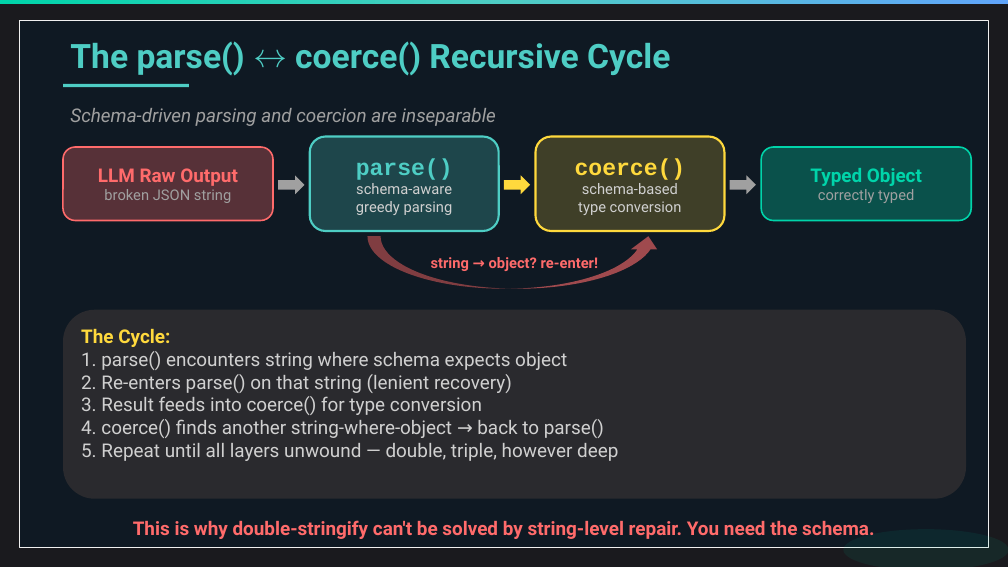
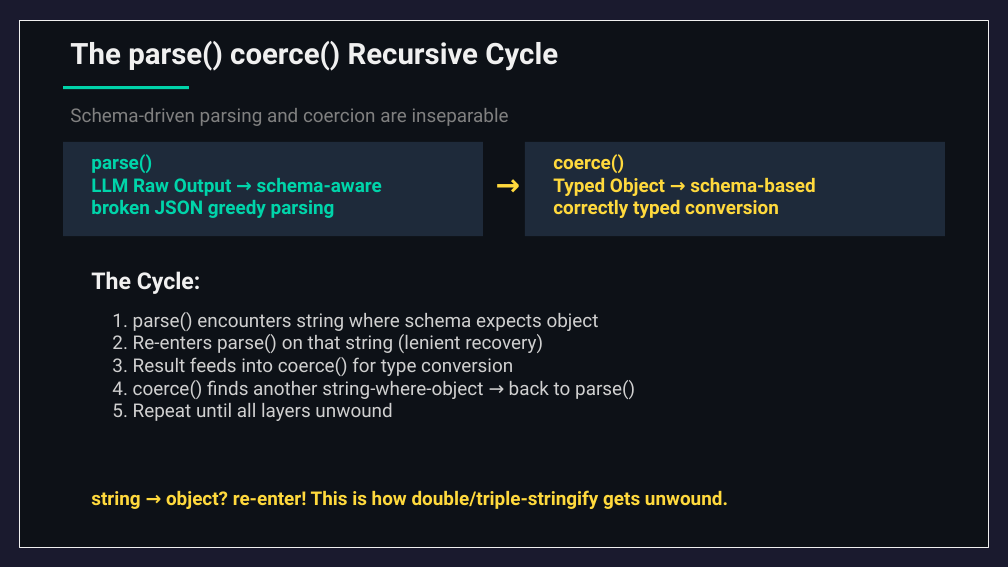
Before and after one commit to wrtnlabs/autobe, a slide deck: slide 28 of website/public/seminars/20260326-qwen-meetup-korea.pptx (slide 33 before the commit). Drawn at 1008x567 pixels with LibreOffice and Linux fonts; fonts in the diff are those of the drawing. Boxes give left, top, right and bottom in pixels: in the first picture for what was removed or moved away, otherwise in the second. Text is boxed around its words. In the diff, an @@ line names an element or a change of style, - is before the commit and + after.

```diff
--- a/website/public/seminars/20260326-qwen-meetup-korea.pptx
+++ b/website/public/seminars/20260326-qwen-meetup-korea.pptx
@@ background #1A1A1E to #1A1A2E @@
@@ rectangle removed at bbox=[0, 0, 1008, 5] @@
@@ rectangle at bbox=[19, 20, 988, 547]: fill #0F1923 to #0D1117 @@
@@ text at bbox=[70, 41, 558, 71]: text changed; size 32 to 28 pt; text colour #4ECDC4 to #F0F0F0 @@
-The parse() ↔ coerce() Recursive Cycle
+The parse() coerce() Recursive Cycle
@@ rectangle at bbox=[63, 86, 189, 89]: fill #4ECDC4 to #00D4AA @@
@@ text "Schema-driven parsing and coercion are ..." at bbox=[70, 108, 509, 126]: text colour #A0A0A0 to #808080, italic off @@
@@ rounded rectangle removed at bbox=[63, 147, 273, 220] @@
-LLM Raw Output
-broken JSON string
@@ rectangle added at bbox=[63, 142, 483, 237], fill #1E2A3A @@
@@ rounded rectangle removed at bbox=[310, 137, 499, 231] @@
-parse()
-schema-aware
-greedy parsing
@@ rectangle added at bbox=[525, 142, 945, 237], fill #1E2A3A @@
@@ rounded rectangle removed at bbox=[535, 137, 724, 231] @@
-coerce()
-schema-based
-type conversion
@@ rounded rectangle removed at bbox=[761, 147, 972, 220] @@
-Typed Object
-correctly typed
@@ text added at bbox=[91, 154, 382, 218], 18 pt, text #00D4AA, bold @@
+parse()
+LLM Raw Output → schema-aware
+broken JSON greedy parsing
@@ right arrow removed at bbox=[278, 175, 305, 194] @@
@@ text added at bbox=[488, 163, 520, 205], 28 pt, text #FFD93D, bold @@
+→
@@ right arrow removed at bbox=[504, 175, 531, 194] @@
@@ text added at bbox=[553, 154, 815, 218], 18 pt, text #FFD93D, bold @@
+coerce()
+Typed Object → schema-based
+correctly typed conversion
@@ right arrow removed at bbox=[730, 175, 756, 194] @@
@@ curved up arrow removed at bbox=[368, 236, 662, 288] @@
-string → object? re-enter!
@@ text added at bbox=[91, 271, 201, 294], 22 pt, text #F0F0F0, bold @@
+The Cycle:
@@ text "1. parse() encounters string where ...": place and size @@
-text "1. parse() encounters string where ..." at bbox=[63, 310, 966, 499]
+text "1. parse() encounters string where ..." at bbox=[112, 312, 635, 421]
@@ text "1. parse() encounters string where ..." at bbox=[112, 312, 635, 421]: fill #2A2A2E to none @@
@@ text at bbox=[112, 312, 635, 421]: text changed @@
-The Cycle:
-1. parse() encounters string where schema expects object
-2. Re-enters parse() on that string (lenient recovery)
-3. Result feeds into coerce() for type conversion
-4. coerce() finds another string-where-object → back to parse()
-5. Repeat until all layers unwound — double, triple, however deep
+1. parse() encounters string where schema expects object
+2. Re-enters parse() on that string (lenient recovery)
+3. Result feeds into coerce() for type conversion
+4. coerce() finds another string-where-object → back to parse()
+5. Repeat until all layers unwound
@@ text at bbox=[91, 490, 728, 509]: text changed; text colour #FF6B6B to #FFD93D @@
-This is why double-stringify can't be solved by string-level repair. You need the schema.
+string → object? re-enter! This is how double/triple-stringify gets unwound.
@@ ellipse removed at bbox=[843, 529, 1008, 567] @@
```
Also in this commit, not shown: 35 other slides changed, 26 slides added, 35 slides removed, 2 other files.
